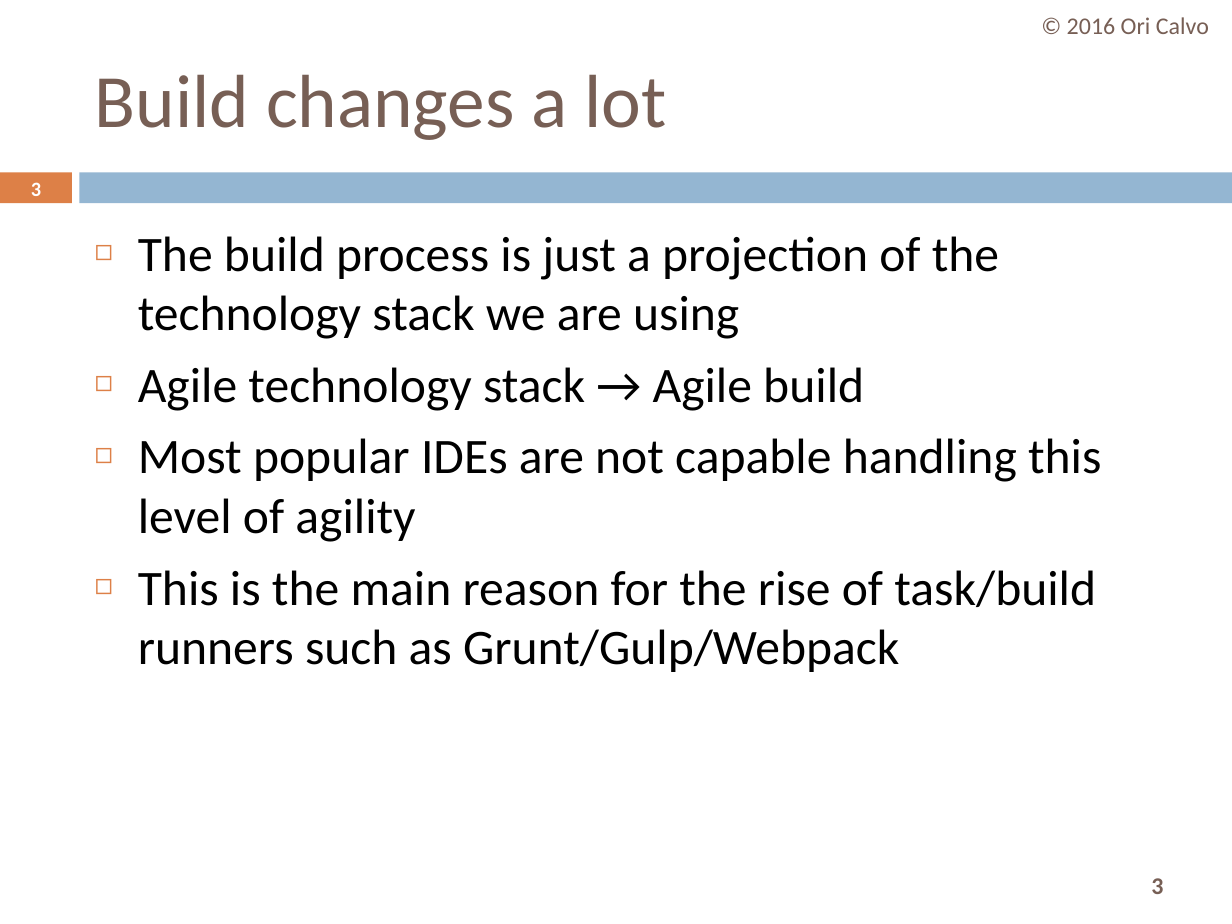
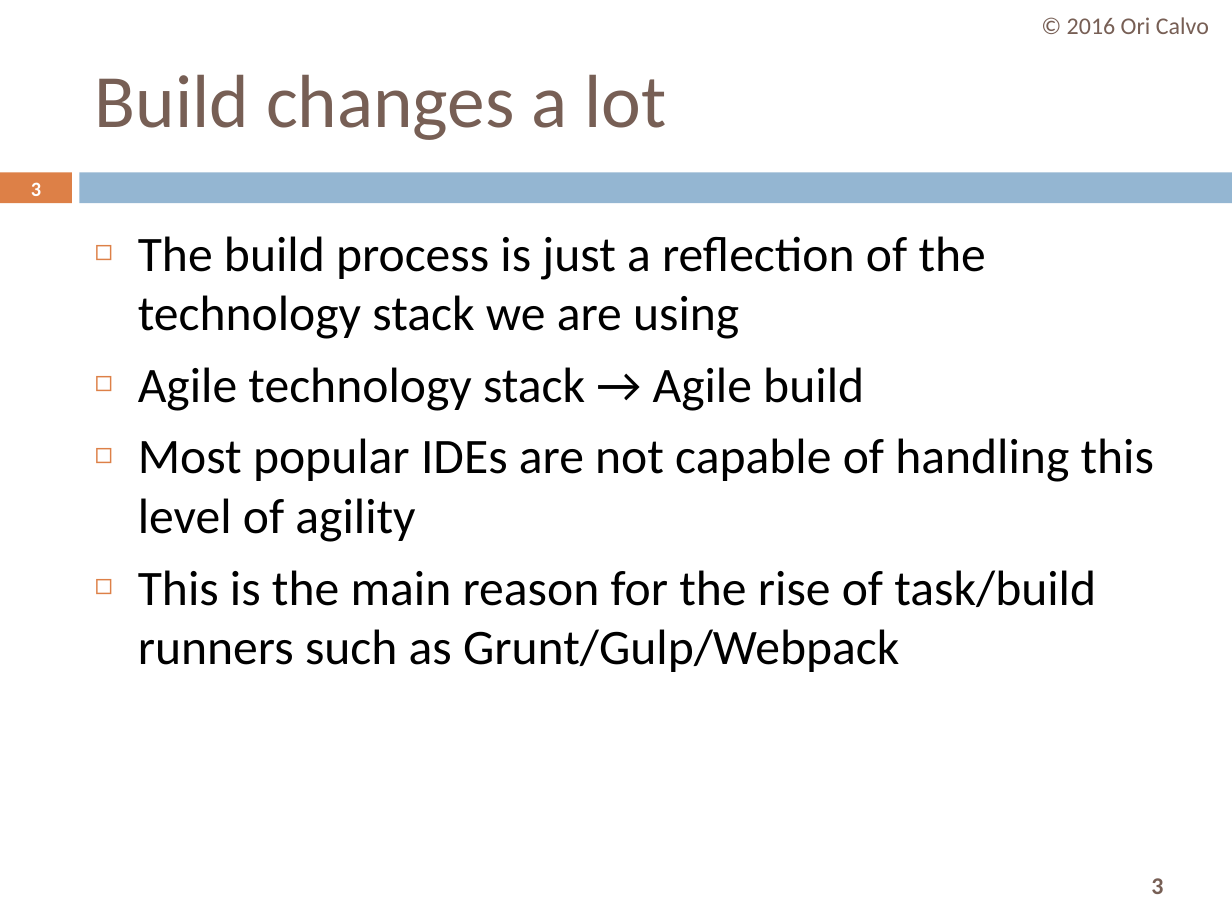
Before and after one commit to oricalvo/course-angular, a slide deck: slide 3 of PPTs/01 Build & Setup.pptx. Drawn at 1232x924 pixels with LibreOffice and Linux fonts; fonts in the diff are those of the drawing. Boxes give left, top, right and bottom in pixels: in the first picture for what was removed or moved away, otherwise in the second. Text is boxed around its words. In the diff, an @@ line names an element or a change of style, - is before the commit and + after.

```diff
--- a/PPTs/01 Build & Setup.pptx
+++ b/PPTs/01 Build & Setup.pptx
@@ text at <box>138,236,986,339</box>: text changed @@
-◻ The build process is just a projection of the technology stack we are using
+◻ The build process is just a reflection of the technology stack we are using
@@ text at <box>138,438,1154,542</box>: text changed @@
-◻ Most popular IDEs are not capable handling this level of agility
+◻ Most popular IDEs are not capable of handling this level of agility
```
Also in this commit, not shown: 12 other slides changed, 3 slides added, 16 other files.
